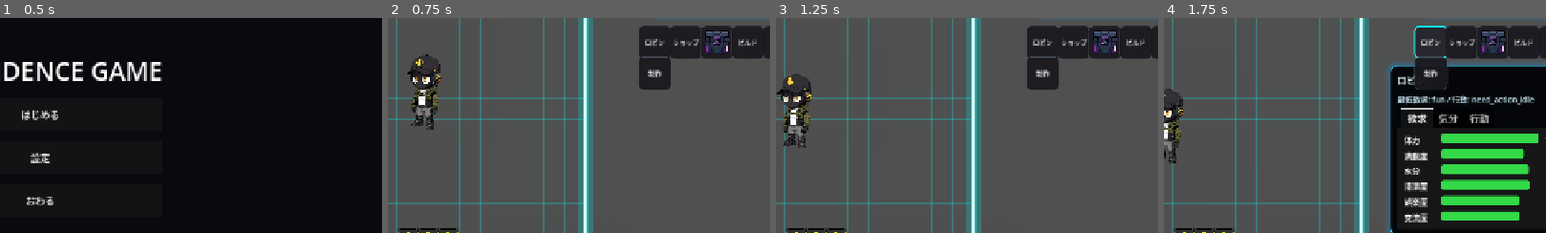
Above: before the commit, frames 1-4 (left to right).
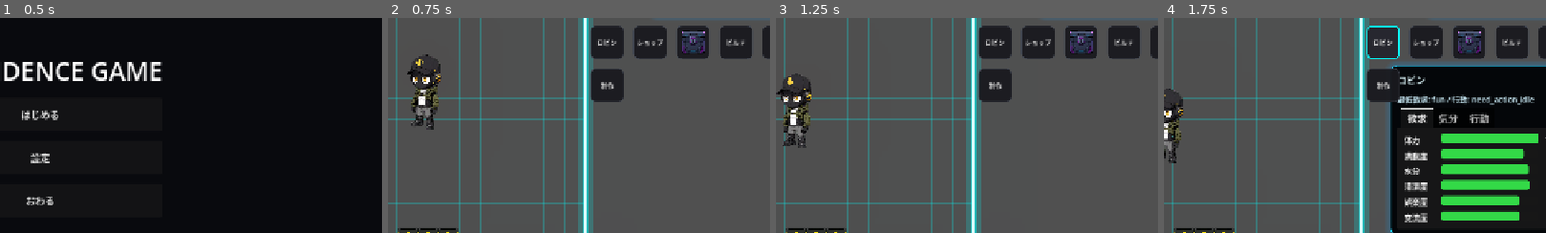
Above: after the commit, the same moments.

Repository: grimoire1089-coder/optimistic
Game: Godot game, scene res://Scenes/Boot/TitleScene.tscn
Same seed, same stepped clock (60 frames per second), same inputs: the game is played once before the commit and once after it. Sound files missing from this copy of the repository are replaced by a short silence.
Inputs:
- Up to frame 1 (0.5 s): no input
- Up to frame 2 (0.75 s): click "はじめる" at 0.5 s
- Up to frame 3 (1.25 s): no input
- Up to frame 4 (1.75 s): click "ロビン" at 1.25 s
The pictures show only the part of the screen within x 45-95%, y 23-73%; the shares and areas given below are measured in that part.

Frame 1 is identical in both runs. In frame 2, 6.4% of the frame differs, in the area x 53-98%, y 3-40%; in frame 3, 6.4%; in frame 4, 5.6%.

Commit message:
Set HUD button spacing

Diff:
--- a/Scripts/UI/HUD/CraftButton.gd
+++ b/Scripts/UI/HUD/CraftButton.gd
@@ -3,11 +3,19 @@
 
 const DEFAULT_CLICK_SFX_PATH := "res://Assets/Audio/SFX/UI/UI_Click_001.ogg"
 const DEFAULT_LABEL_CODES := [0x5236, 0x4f5c]
-const FIRST_ROW_BUTTON_SIZE := Vector2(48.0, 48.0)
-const SECOND_ROW_TOP_RIGHT_OFFSET := Vector2(-280.0, 236.0)
-const SECOND_ROW_BUTTON_SIZE := Vector2(48.0, 48.0)
-const SECOND_ROW_MENU_TOP_RIGHT_OFFSET := Vector2(-328.0, 304.0)
-const SECOND_ROW_MENU_SIZE := Vector2(304.0, 260.0)
+const HUD_BUTTON_SIZE := Vector2(56.0, 56.0)
+const HUD_BUTTON_GAP := 16.0
+const FIRST_ROW_BUTTON_SIZE := HUD_BUTTON_SIZE
+const FIRST_ROW_TOP := 176.0
+const FIRST_ROW_ROBIN_LEFT := -368.0
+const FIRST_ROW_SHOP_LEFT := -296.0
+const FIRST_ROW_INVENTORY_LEFT := -224.0
+const FIRST_ROW_BUILD_LEFT := -152.0
+const FIRST_ROW_WORK_LEFT := -80.0
+const SECOND_ROW_TOP_RIGHT_OFFSET := Vector2(FIRST_ROW_ROBIN_LEFT, 248.0)
+const SECOND_ROW_BUTTON_SIZE := HUD_BUTTON_SIZE
+const SECOND_ROW_MENU_TOP_RIGHT_OFFSET := Vector2(FIRST_ROW_ROBIN_LEFT, 320.0)
+const SECOND_ROW_MENU_SIZE := Vector2(344.0, 260.0)
 
 @export var label_text: String = ""
 @export var craft_menu_path: NodePath = NodePath("../CraftMenu")
@@ -76,26 +84,26 @@
 
 
 func _apply_square_button_layout() -> void:
-	custom_minimum_size = Vector2(56.0, 56.0)
+	custom_minimum_size = HUD_BUTTON_SIZE
 	anchor_left = 1.0
 	anchor_top = 0.0
 	anchor_right = 1.0
 	anchor_bottom = 0.0
-	offset_left = -280.0
-	offset_top = 236.0
-	offset_right = -224.0
-	offset_bottom = 292.0
+	offset_left = SECOND_ROW_TOP_RIGHT_OFFSET.x
+	offset_top = SECOND_ROW_TOP_RIGHT_OFFSET.y
+	offset_right = SECOND_ROW_TOP_RIGHT_OFFSET.x + SECOND_ROW_BUTTON_SIZE.x
+	offset_bottom = SECOND_ROW_TOP_RIGHT_OFFSET.y + SECOND_ROW_BUTTON_SIZE.y
 	mouse_default_cursor_shape = Control.CURSOR_POINTING_HAND
 	add_theme_font_size_override("font_size", 11)
 	_add_rounded_button_styles()
 
 
 func _apply_hud_button_layout_after_parent() -> void:
-	_place_canvas_sibling("RobinHudButton", Vector2(-280.0, 184.0), FIRST_ROW_BUTTON_SIZE)
-	_place_canvas_sibling("ShopButton", Vector2(-228.0, 184.0), FIRST_ROW_BUTTON_SIZE)
-	_place_canvas_sibling("InventoryButton", Vector2(-176.0, 184.0), FIRST_ROW_BUTTON_SIZE)
-	_place_canvas_sibling("BuildModeButton", Vector2(-124.0, 184.0), FIRST_ROW_BUTTON_SIZE)
-	_place_canvas_sibling("WorkCreditButton", Vector2(-72.0, 184.0), FIRST_ROW_BUTTON_SIZE)
+	_place_canvas_sibling("RobinHudButton", Vector2(FIRST_ROW_ROBIN_LEFT, FIRST_ROW_TOP), FIRST_ROW_BUTTON_SIZE)
+	_place_canvas_sibling("ShopButton", Vector2(FIRST_ROW_SHOP_LEFT, FIRST_ROW_TOP), FIRST_ROW_BUTTON_SIZE)
+	_place_canvas_sibling("InventoryButton", Vector2(FIRST_ROW_INVENTORY_LEFT, FIRST_ROW_TOP), FIRST_ROW_BUTTON_SIZE)
+	_place_canvas_sibling("BuildModeButton", Vector2(FIRST_ROW_BUILD_LEFT, FIRST_ROW_TOP), FIRST_ROW_BUTTON_SIZE)
+	_place_canvas_sibling("WorkCreditButton", Vector2(FIRST_ROW_WORK_LEFT, FIRST_ROW_TOP), FIRST_ROW_BUTTON_SIZE)
 	_place_top_right_control(self, SECOND_ROW_TOP_RIGHT_OFFSET, SECOND_ROW_BUTTON_SIZE)
 	var craft_menu := _find_craft_menu() as Control
 	if craft_menu == null:
